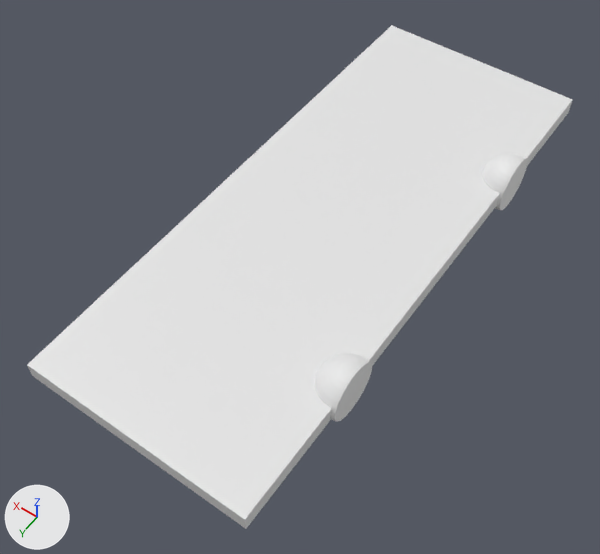
Two versions of the Blender file private/blender/shelf.blend, one commit apart.
One viewpoint serves both versions: a camera (50 mm lens) standing at (-0.99, 1.59, 2.08) and looking at (0.01, 0.19, -0.11). The axes (+X, +Y, +Z) are drawn at lower left. The lights are the same throughout.

Names of what the first picture shows: 'Cube', 'Sphère', 'Sphère.001'.
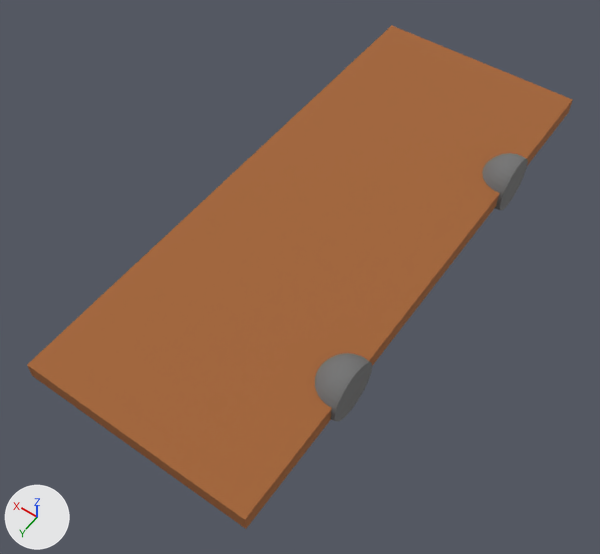
Boxes (x1, y1, x2, y2) around the edits, measured in the pictures (600 x 554 px):
'Cube', recoloured (white to brown)
    both: (27, 25, 573, 529)
'Sphère.001', recoloured (white to grey)
    both: (315, 353, 372, 422)
'Sphère', recoloured (white to grey)
    both: (482, 153, 528, 210)

What the commit changed:
Material 'grey' (mat_grey) is new.
Its base color is (0.178, 0.178, 0.178) (grey #757575).
Its roughness is 0.9.
Material 'wood' (mat_wood) is new.
Its base color is (0.376, 0.13, 0.0356) (brown #a56535).
Its roughness is 0.9.
me_cube has 8 vertices, 6 faces and spans x -1.0..1.0, y -1.0..1.0, z -1.0..1.0.
me_cube no longer uses material mat_material (white #e7e7e7).
me_cube now uses material mat_wood (brown #a56535).
me_sphère has 667 vertices, 689 faces and spans x -0.022..0.1, y -0.1..0.1, z -0.1..0.1.
me_sphère now uses material mat_grey (grey #757575).
me_sphère_001 has 667 vertices, 689 faces and spans x -0.022..0.1, y -0.1..0.1, z -0.1..0.1.
me_sphère_001 now uses material mat_grey (grey #757575).
